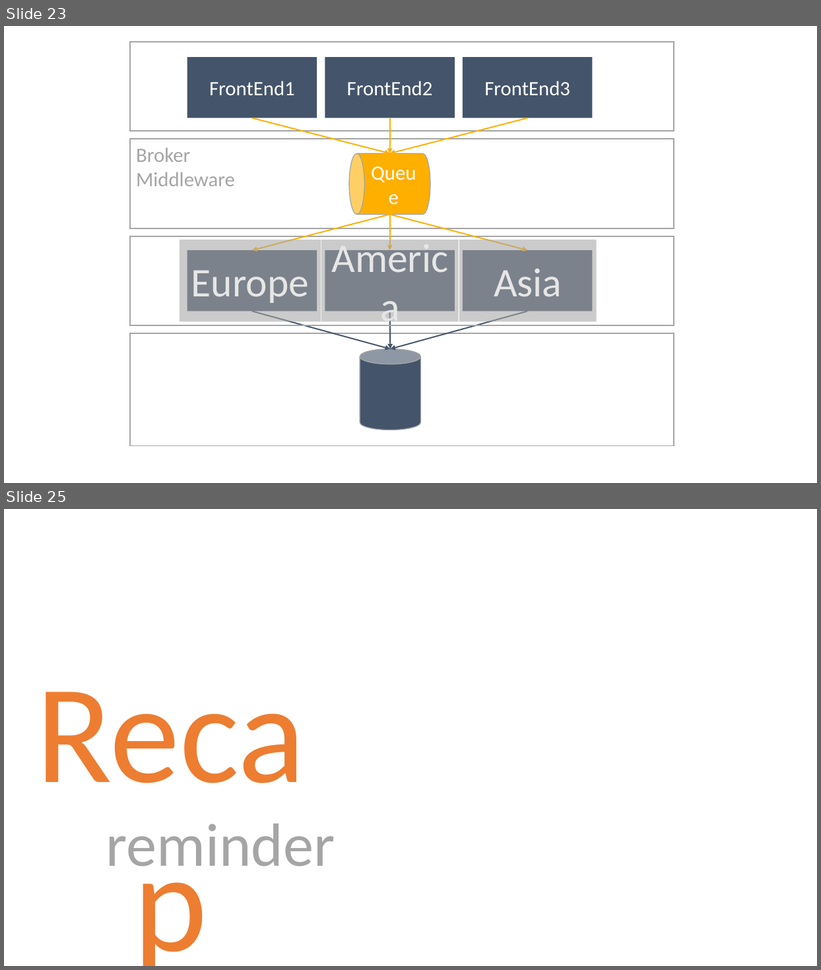
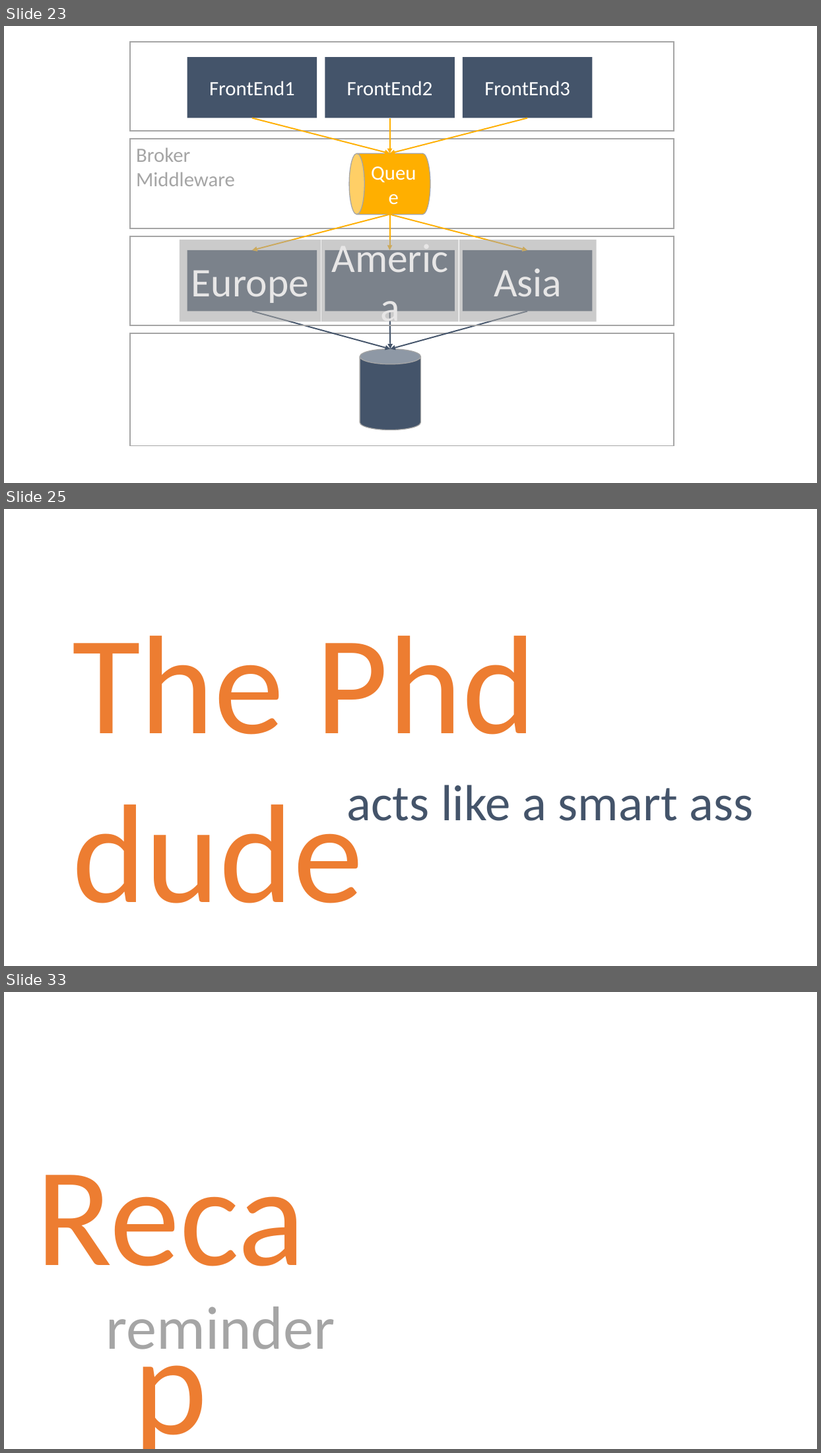
Before and after one commit to danielmarbach/Microservices.ServiceFabric, a slide deck: presentation.pptx. Shown one above the other, each under a label of ours: slides 23 and 25 before the commit, slides 23, 25 and 33 after it; the slides between them are not shown. The pictures are 821x970 and 821x1453 pixels, drawn with LibreOffice and Linux fonts; fonts in the diff are those of the drawing. Boxes give left, top, right and bottom in pixels: in the first picture for what was removed or moved away, otherwise in the second. Text is boxed around its words. In the diff, an @@ line names an element or a change of style, - is before the commit and + after.

```diff
--- a/presentation.pptx
+++ b/presentation.pptx
@@ slide 25 added at bbox=[4, 509, 817, 966], background #FFFFFF @@
@@ text added at bbox=[72, 636, 537, 904], 166 pt, text #ED7D31 @@
+The Phd dude
@@ text added at bbox=[347, 785, 753, 821], 60 pt, text #44546A @@
+acts like a smart ass
@@ what was slide 25 is now slide 33 @@
```
Also in this commit, not shown: 1 slide changed, 7 other slides added, 1 other file.
